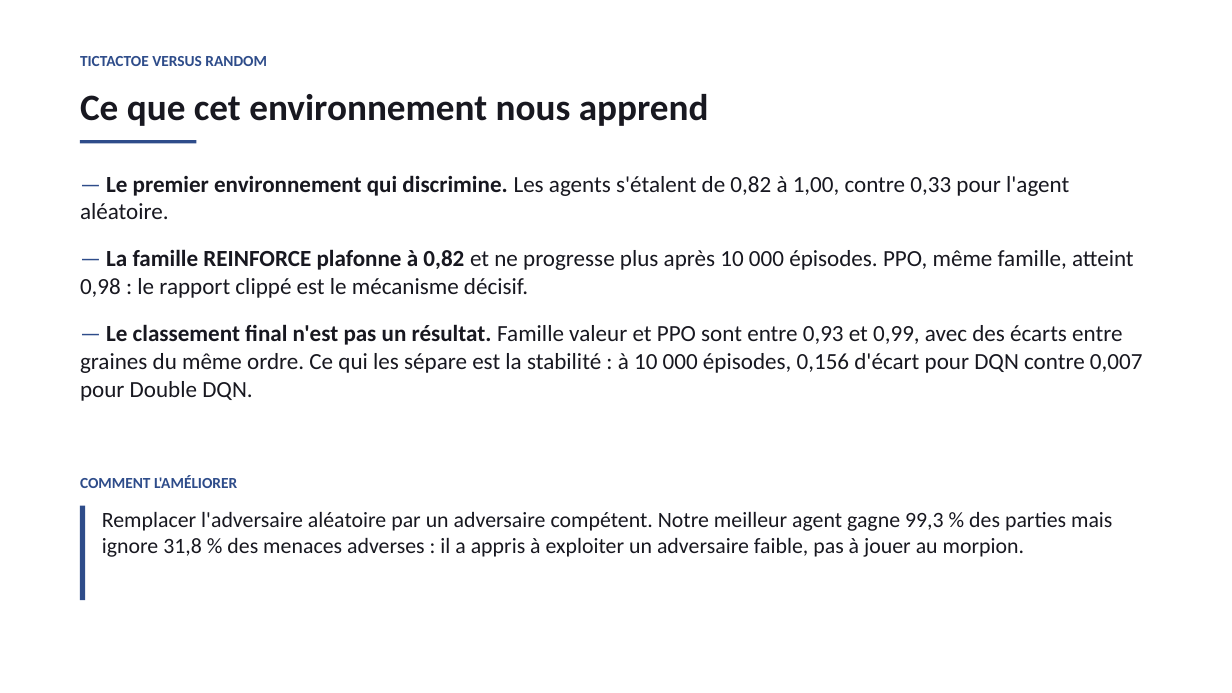
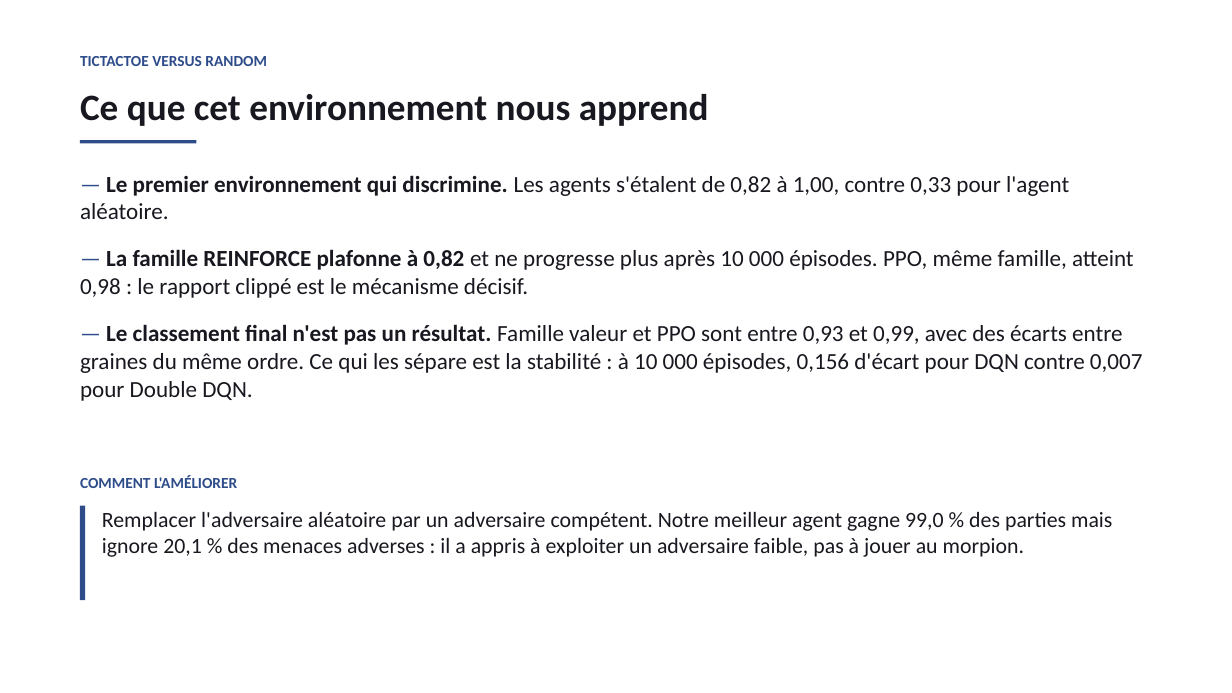
Before and after one commit to KaabiOmar/drl-project, a slide deck: slide 20 of Soutenance_DRL.pptx. Drawn at 1232x693 pixels with LibreOffice and Linux fonts; fonts in the diff are those of the drawing. Boxes give left, top, right and bottom in pixels: in the first picture for what was removed or moved away, otherwise in the second. Text is boxed around its words. In the diff, an @@ line names an element or a change of style, - is before the commit and + after.

Commit message:
fix(rapport): remesurer le taux de menaces ignorees sur ce depot
Le rapport et les diapositives annoncaient 31,8 % de menaces ignorees et 99,3 %
de victoires. Ces deux chiffres venaient d'une mesure faite sur un AUTRE depot,
avec un autre encodage d'etat et un autre modele.

Remesure ici, en enumerant les 1 178 positions ou l'adversaire menace de gagner
au coup suivant et en interrogeant notre ddqn_per entraine a 1 000 000
d'episodes : 51,3 % de cas ou il gagne lui-meme, 28,6 % ou il bloque, 20,1 % ou
il ignore la menace. Taux de victoire reel : 99,0 %.

```diff
--- a/Soutenance_DRL.pptx
+++ b/Soutenance_DRL.pptx
@@ text at (102, 512, 1112, 557): text changed @@
-Remplacer l'adversaire aléatoire par un adversaire compétent. Notre meilleur agent gagne 99,3 % des parties mais ignore 31,8 % des menaces adverses : il a appris à exploiter un adversaire faible, pas à jouer au morpion.
+Remplacer l'adversaire aléatoire par un adversaire compétent. Notre meilleur agent gagne 99,0 % des parties mais ignore 20,1 % des menaces adverses : il a appris à exploiter un adversaire faible, pas à jouer au morpion.
```
Also in this commit, not shown: 2 other files.
